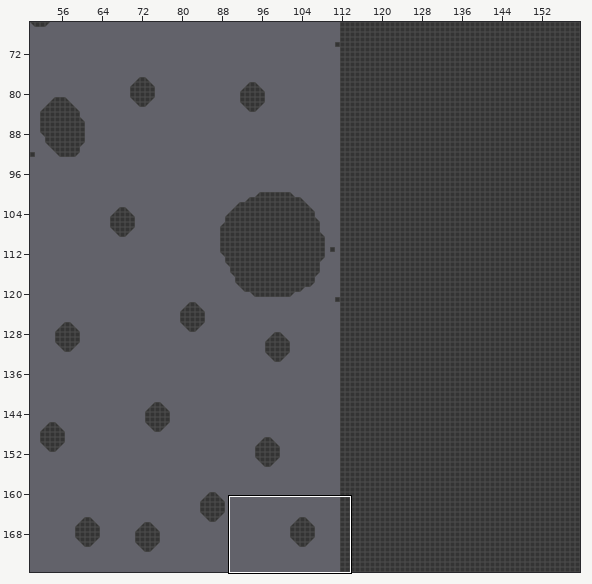
Tiled map: Space/spaceTilemap.tmx. The picture above shows the old version from afar; the outline marks the close-up.
Close-up. Old version:
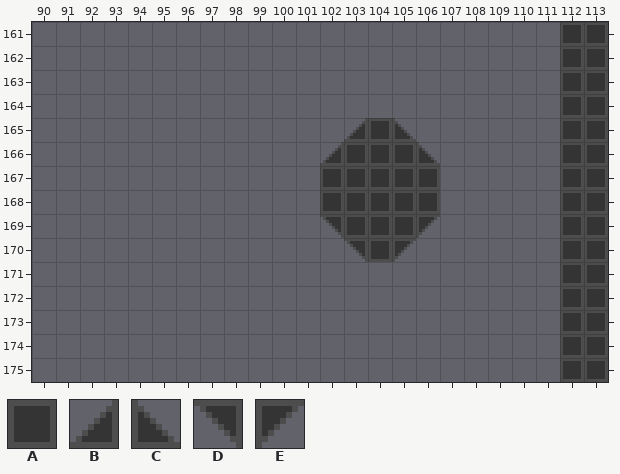
Cells are 8x8 px. Shown: x 90..113, y 161..175. The commit also changed other parts of the map, which this record leaves out.
Key: from "testTileset": A 0, B 2, C 3, D 4, E 5.
_ is an empty cell.
Layer "Tile Layer 1" before, first column x 90:
161 ______________________AA
162 ______________________AA
163 ______________________AA
164 ______________________AA
165 _____________BAC______AA
166 ____________BAAAC_____AA
167 ____________AAAAA_____AA
168 ____________AAAAA_____AA
169 ____________DAAAE_____AA
170 _____________DAE______AA
171 ______________________AA
172 ______________________AA
173 ______________________AA
174 ______________________AA
175 ______________________AA
Once edited:
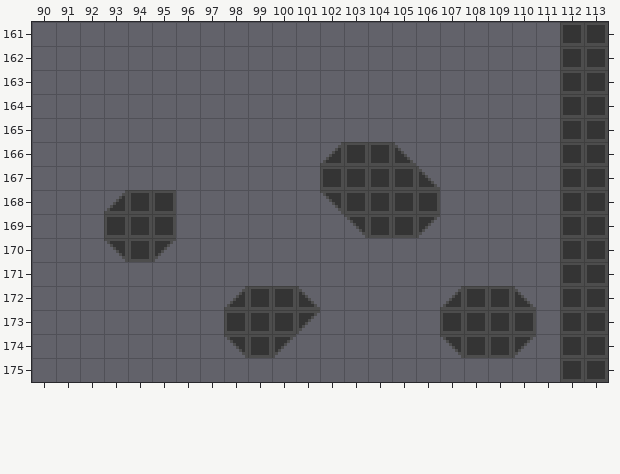
The exact change:
Layer "Tile Layer 1":
Tile A now appears in row 168 at x 94 to 95; in row 169 at x 93 to 95; in row 170 at x 94; in row 172 at x 99 to 100 and 108 to 109; in row 173 at x 98 to 100 and 107 to 110; in row 174 at x 99 and 108 to 109.
Tile B now appears in row 168 at x 93; in row 172 at x 98 and 107.
The author changed tile A to tile C in row 166 at x 105; in row 167 at x 106.
Tile C now appears in row 172 at x 101 and 110.
The author changed tile A to tile D in row 168 at x 102; in row 169 at x 103.
Tile D now appears in row 170 at x 93; in row 174 at x 98 and 107.
Tile E now appears in row 170 at x 95; in row 173 at x 101; in row 174 at x 100 and 110.
The author cleared tile A in row 165 at x 104; in row 170 at x 104.
The author cleared tile B in row 165 at x 103.
The author cleared tile C in row 165 at x 105; in row 166 at x 106.
The author cleared tile D in row 169 at x 102; in row 170 at x 103.
The author cleared tile E in row 170 at x 105.
Pixel boxes of the changes (left, top, right, bottom) in both close-ups:
changed: (344, 118, 440, 187)
added: (104, 190, 176, 262)
changed: (320, 193, 416, 262)
added: (224, 286, 320, 358)
added: (440, 286, 536, 358)
